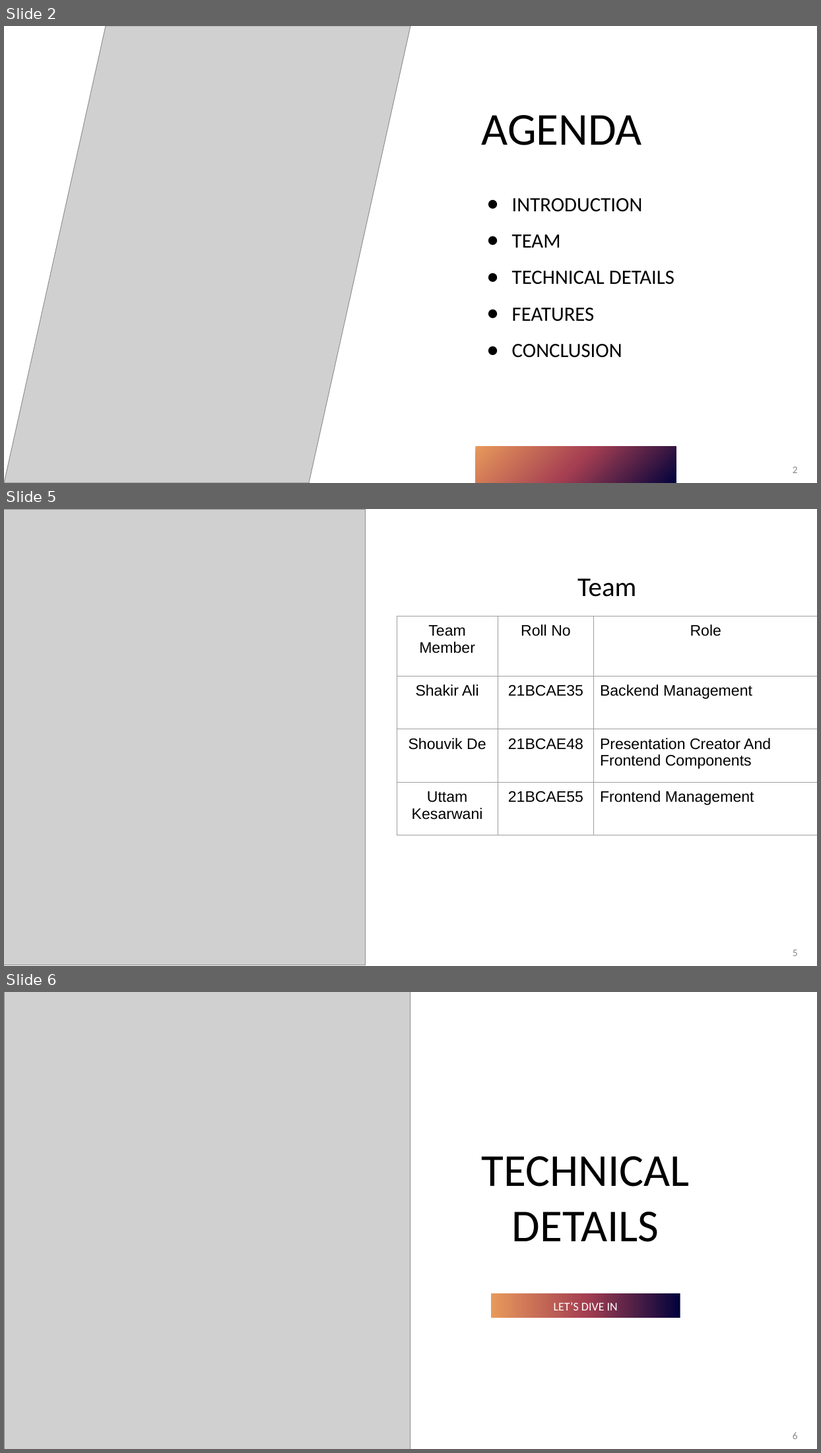
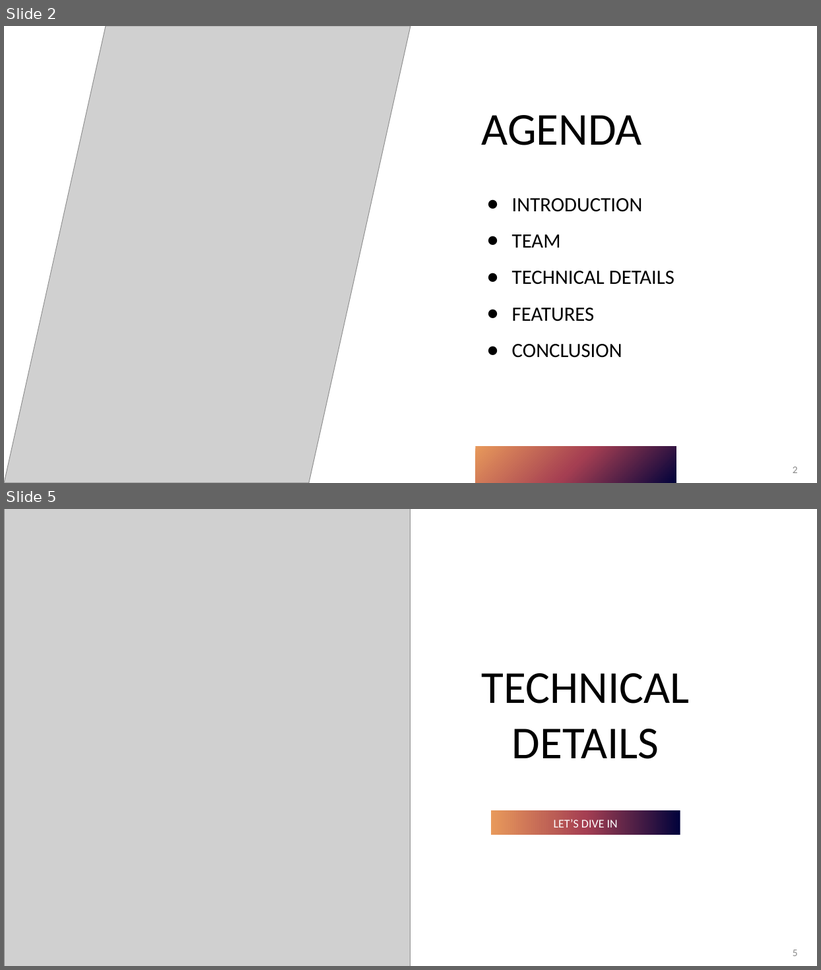
Before and after one commit to Mys7erio/students-portal, a slide deck: intro/Galaxia.pptx. Shown one above the other, each under a label of ours: slides 2, 5 and 6 before the commit, slides 2 and 5 after it; the slides between them are not shown. The pictures are 821x1453 and 821x970 pixels, drawn with LibreOffice and Linux fonts; fonts in the diff are those of the drawing; grey boxes stand for pictures. Boxes give left, top, right and bottom in pixels: in the first picture for what was removed or moved away, otherwise in the second. Text is boxed around its words. In the diff, an @@ line names an element or a change of style, - is before the commit and + after.

```diff
--- a/intro/Galaxia.pptx
+++ b/intro/Galaxia.pptx
@@ slide 5 removed at [4,509,817,966], background #FFFFFF @@
@@ picture removed at [4,509,365,966] @@
@@ title removed at [578,578,636,597] @@
-Team
@@ table removed at [397,616,817,823], 4 rows, 3 columns @@
-Team Member | Roll No | Role
-Shakir Ali | 21BCAE35 | Backend Management
-Shouvik De | 21BCAE48 | Presentation Creator And Frontend Components
-Uttam Kesarwani | 21BCAE55 | Frontend Management
@@ page number removed at [793,950,798,956] @@
-5
@@ what was slide 6 is now slide 5 @@
@@ page number at [793,950,798,956]: text changed @@
-6
+5
```
Also in this commit, not shown: 4 slides changed, 1 other slide removed, 13 other files.
